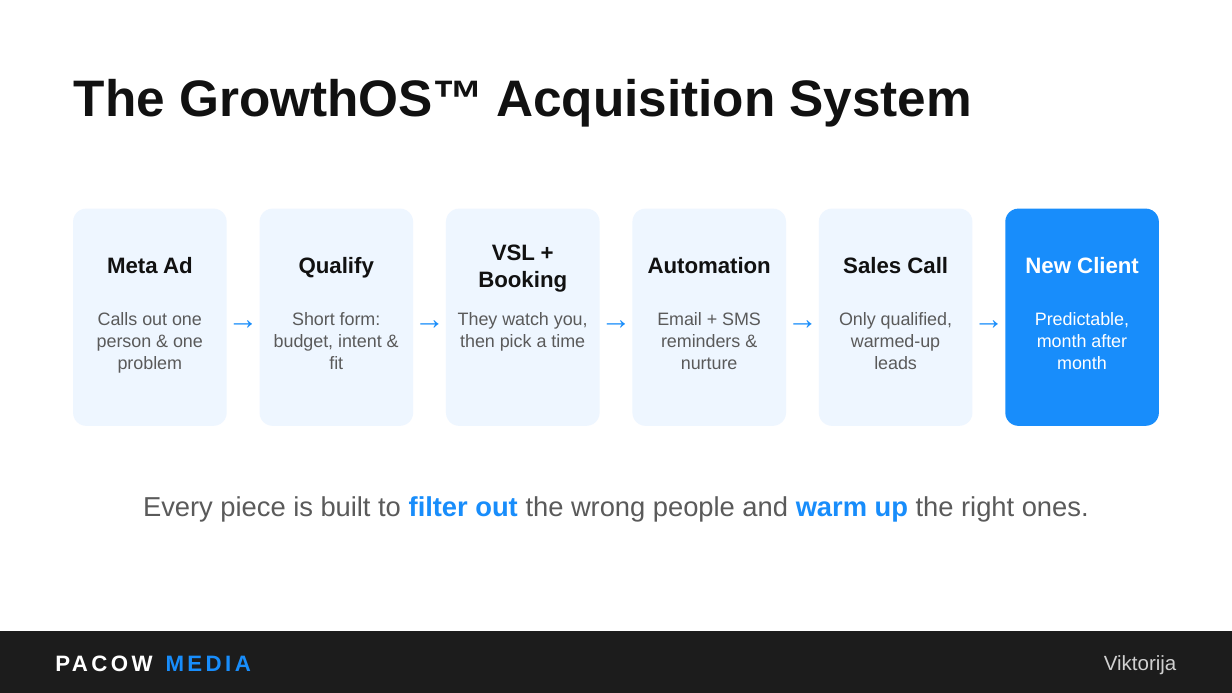
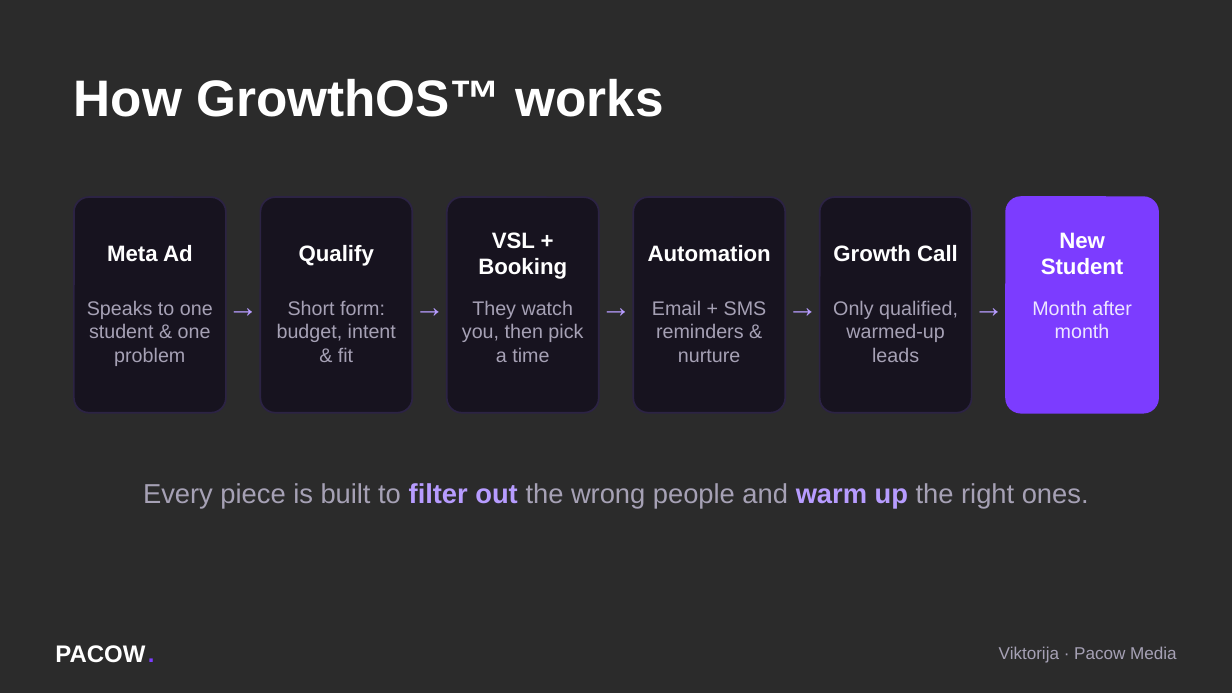
Before and after one commit to ema-del/business, a slide deck: slide 20 of webinar/Pacow_Media_Webinar.pptx (slide 27 before the commit). Drawn at 1232x693 pixels with LibreOffice and Linux fonts; fonts in the diff are those of the drawing; background and template pictures are left out; a plain dark background stands for a picture behind light text. Boxes give left, top, right and bottom in pixels: in the first picture for what was removed or moved away, otherwise in the second. Text is boxed around its words. In the diff, an @@ line names an element or a change of style, - is before the commit and + after.

```diff
--- a/webinar/Pacow_Media_Webinar.pptx
+++ b/webinar/Pacow_Media_Webinar.pptx
@@ background #FFFFFF to picture (left out) @@
@@ text at [74, 79, 663, 117]: text changed; text colour #111111 to #FFFFFF @@
-The GrowthOS™ Acquisition System
+How GrowthOS™ works
@@ fill #EEF6FF to #17131F; outline #EEF6FF 1 pt to #2C2344 1 pt; proportions changed in 5 elements at [74, 197, 225, 413], [260, 197, 411, 413], [447, 197, 599, 413], [633, 197, 785, 413], [819, 197, 971, 413] @@
@@ 14 texts, 6 rounded rectangles: place and size @@
-14 texts, 6 rounded rectangles at [74, 209, 1158, 521]
+14 texts, 6 rounded rectangles at [74, 197, 1158, 509]
@@ rounded rectangle at [1007, 197, 1158, 413]: fill #188DFB to #7C3CFF; outline #188DFB 1 pt to #7C3CFF 1 pt; proportions changed @@
@@ text colour #111111 to #FFFFFF in 4 elements at [107, 245, 193, 262], [299, 245, 374, 266], [478, 232, 567, 279], [648, 245, 771, 262] @@
@@ text at [1041, 232, 1124, 274]: text changed @@
-New Client
+New Student
@@ text at [833, 245, 958, 262]: text changed; text colour #111111 to #FFFFFF @@
-Sales Call
+Growth Call
@@ size 10.5 to 11.5 pt, text colour #5A5A5A to #A6A1B5 in 4 elements at [277, 300, 396, 362], [462, 300, 583, 362], [652, 300, 767, 362], [833, 300, 958, 362] @@
@@ text colour #188DFB to #B79CFF in 5 elements at [225, 275, 260, 336], [413, 275, 447, 336], [599, 275, 633, 336], [785, 275, 819, 336], [972, 275, 1007, 336] @@
@@ text at [87, 301, 213, 366]: text changed; size 10.5 to 11.5 pt; text colour #5A5A5A to #A6A1B5 @@
-Calls out one person & one problem
+Speaks to one student & one problem
@@ text at [1032, 300, 1131, 338]: text changed; size 10.5 to 11.5 pt; text colour #FFFFFF to #EDE6FF @@
-Predictable, month after month
+Month after month
@@ text "Every piece is built to ..." at [143, 483, 1089, 509]: text colour #5A5A5A to #A6A1B5 in "Every piece is built to the wrong ..."; text colour #188DFB to #B79CFF in "filter out warm up" @@
@@ rectangle removed at [0, 631, 1232, 692] @@
@@ text removed at [55, 631, 425, 692] @@
-PACOW MEDIA
@@ text added at [55, 645, 154, 663], 14 pt, text #FFFFFF, bold @@
+PACOW
@@ text added at [148, 631, 172, 674], 14 pt, text #7C3CFF, bold @@
+.
@@ text added at [999, 646, 1177, 663], 10 pt, text #A6A1B5 @@
+Viktorija · Pacow Media
@@ text removed at [1104, 655, 1177, 675] @@
-Viktorija
```
Also in this commit, not shown: 44 other slides changed, 15 slides added, 20 slides removed, 1 other file.
